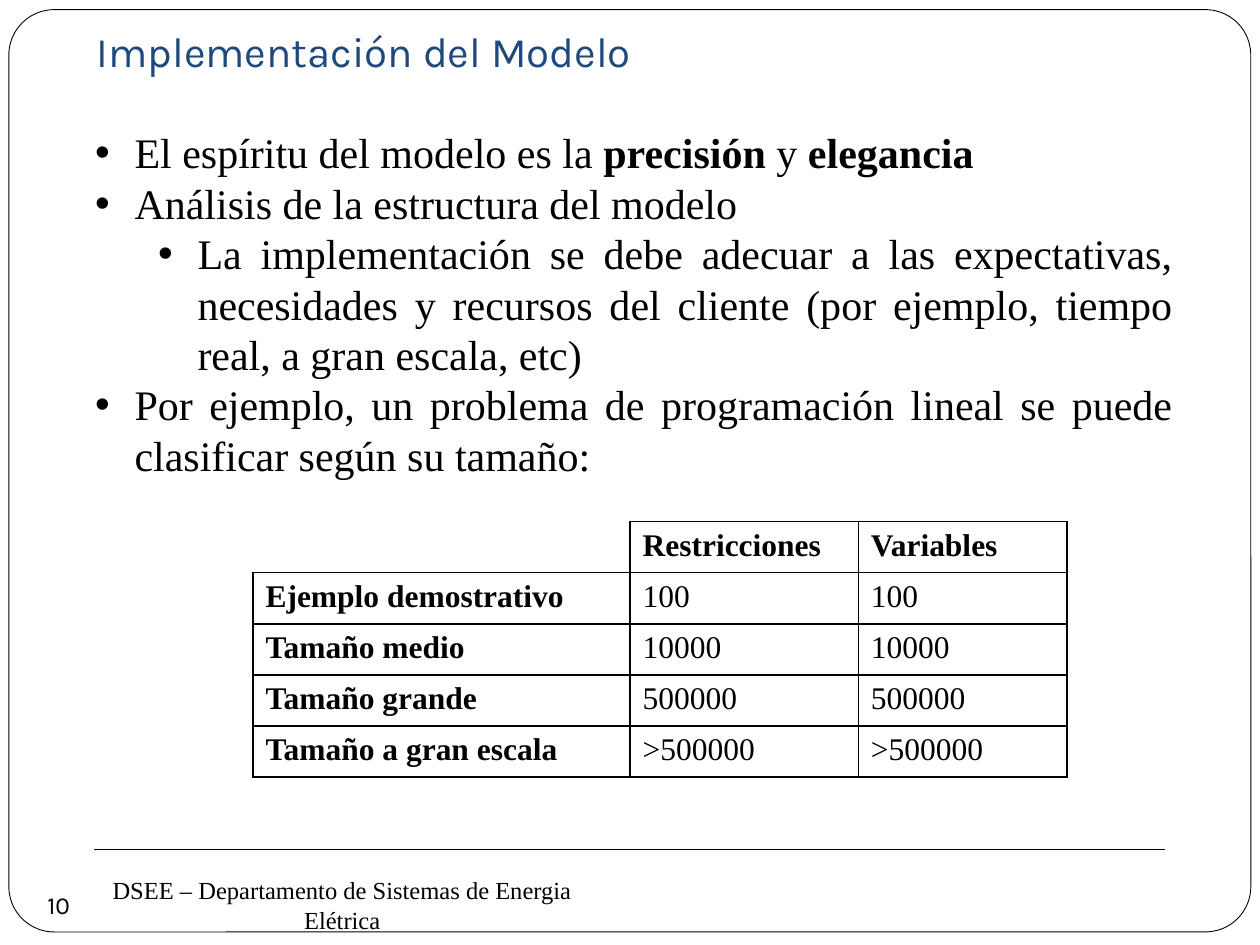
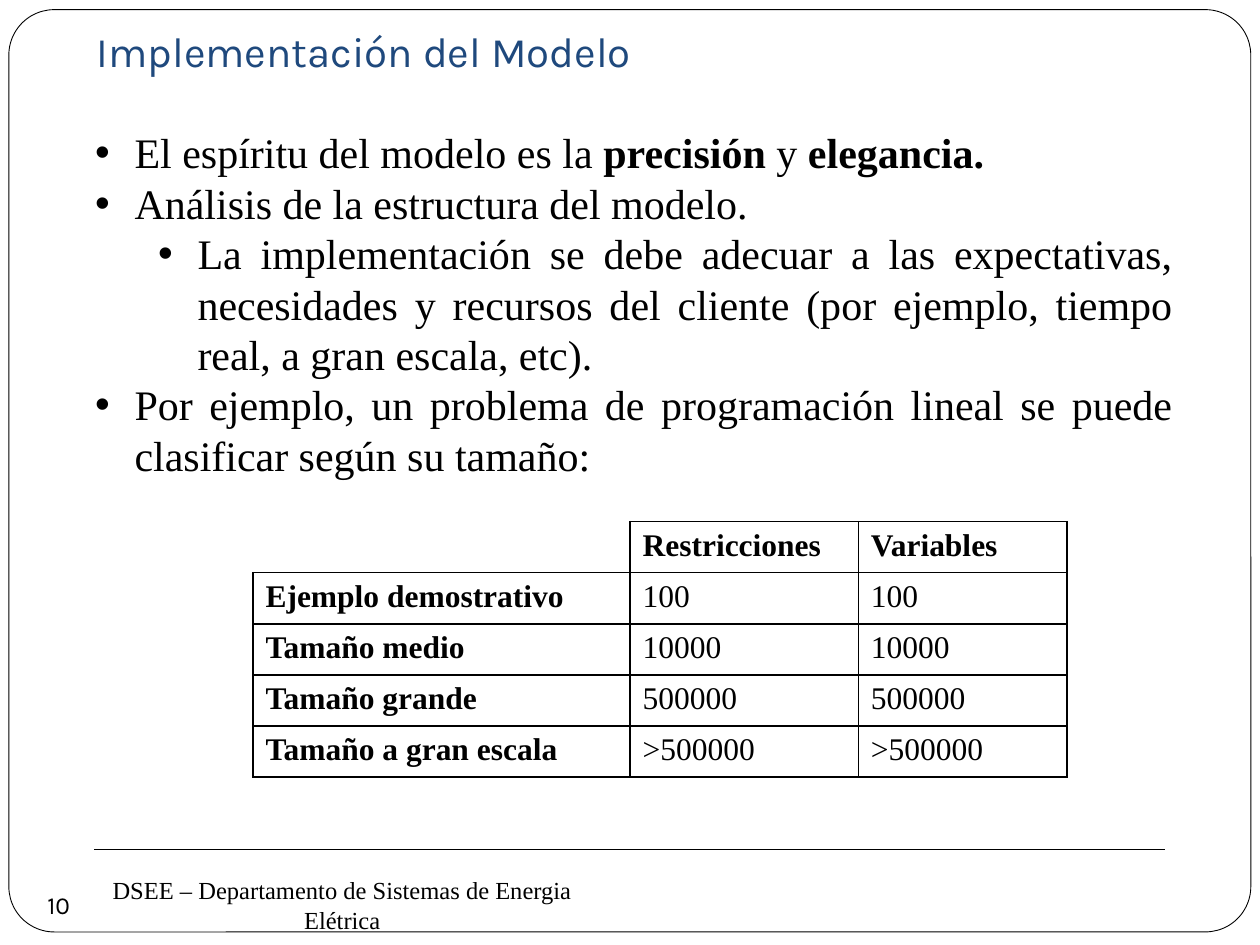
Before and after one commit to erikfilias/Power-Systems-Optimization-using-Julia-Language, a slide deck: slide 10 of 1. Lectures/Introducción a la Optimización aplicada a Sistemas de Energía Eléctrica/Dia 1/2. Modelamiento & Optimización.pptx. Drawn at 1260x945 pixels with LibreOffice and Linux fonts; fonts in the diff are those of the drawing; background and template pictures are left out. Boxes give left, top, right and bottom in pixels: in the first picture for what was removed or moved away, otherwise in the second. Text is boxed around its words. In the diff, an @@ line names an element or a change of style, - is before the commit and + after.

```diff
--- a/1. Lectures/Introducción a la Optimización aplicada a Sistemas de Energía Eléctrica/Dia 1/2. Modelamiento & Optimización.pptx
+++ b/1. Lectures/Introducción a la Optimización aplicada a Sistemas de Energía Eléctrica/Dia 1/2. Modelamiento & Optimización.pptx
@@ text at box(135, 138, 1173, 379): text changed @@
-• El espíritu del modelo es la precisión y elegancia
-• Análisis de la estructura del modelo
-  • La implementación se debe adecuar a las expectativas, necesidades y recursos del cliente (por ejemplo, tiempo real, a gran escala, etc)
+• El espíritu del modelo es la precisión y elegancia.
+• Análisis de la estructura del modelo.
+  • La implementación se debe adecuar a las expectativas, necesidades y recursos del cliente (por ejemplo, tiempo real, a gran escala, etc).
```
Also in this commit, not shown: 9 other slides changed, 17 slides added.
